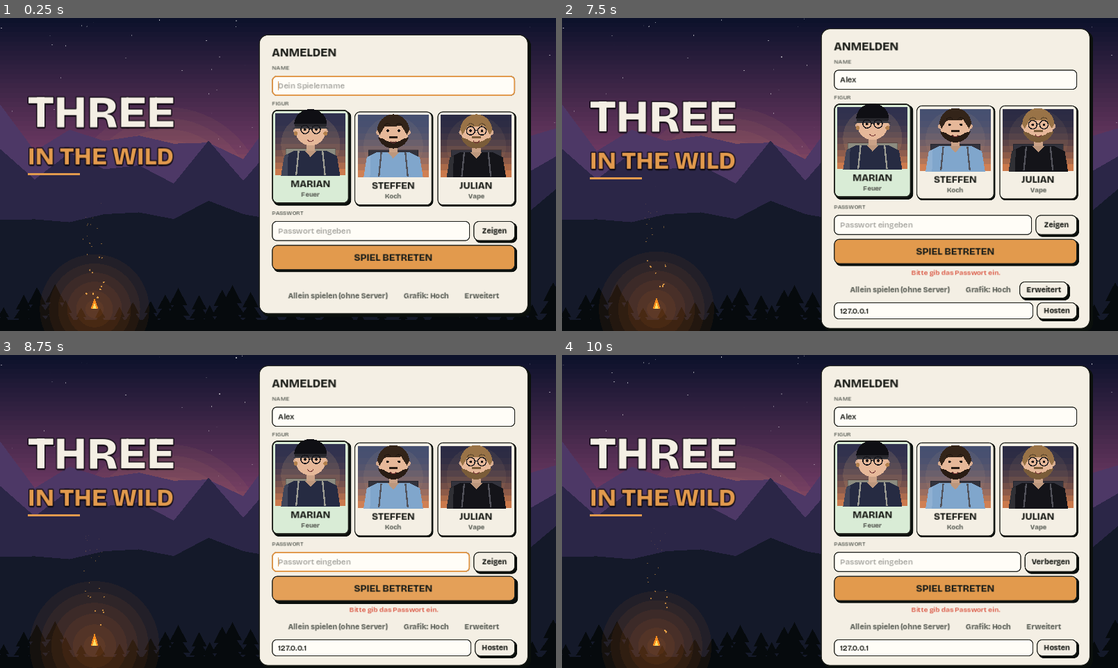
Above: before the commit, frames 1-4 (two rows, left to right).
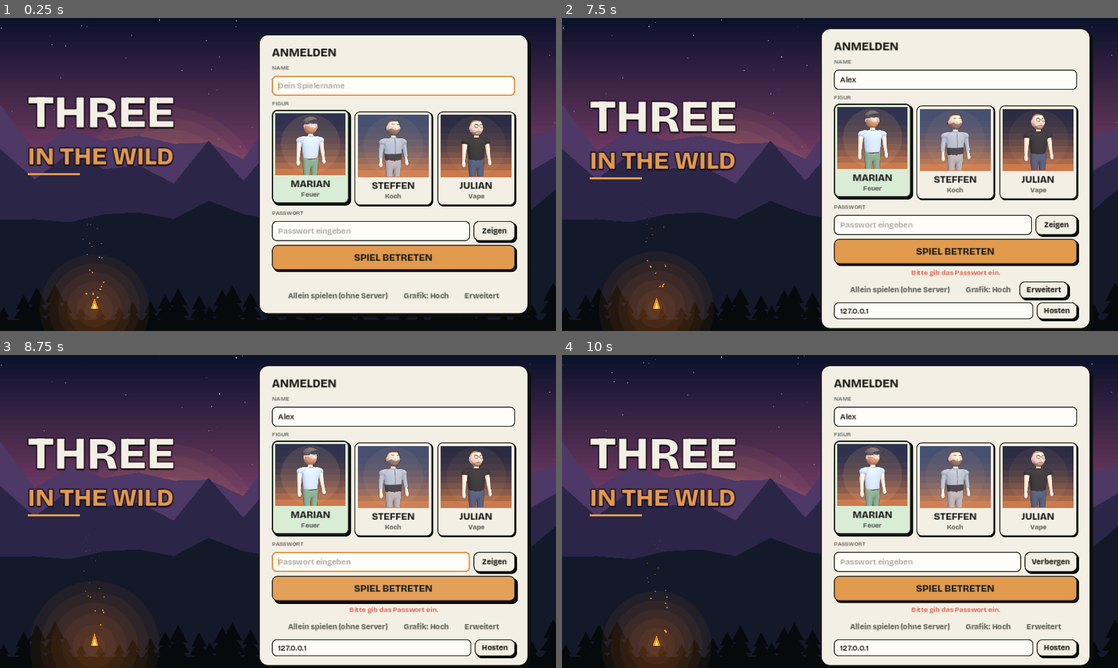
Above: after the commit, the same moments.

Repository: 7ulez/three-in-the-wild
Game: Godot game, scene res://menu.tscn
Two runs of this game, one before a commit and one after it. Both use one fixed random seed, a clock stepped at 60 frames per second and the inputs below.
Inputs (mouse positions are in pixels of both pictures, inside the frame that each line leads up to):
- Up to frame 1 (0.25 s): no input
- Up to frame 2 (7.5 s): click (956, 86) at 0.52 s; type "Alex" at 0.6 s; click "SPIEL BETRETEN" at 1.25 s; click "SPIEL BETRETEN" at 2 s; click "Zeigen" at 2.75 s; click "Verbergen" at 3.5 s; click "Grafik: Hoch" at 4.25 s; click "SPIEL BETRETEN" at 5 s; click "SPIEL BETRETEN" at 5.75 s; click "Grafik: Niedrig" at 6.5 s; click "Erweitert" at 7.25 s
- Up to frame 3 (8.75 s): click "SPIEL BETRETEN" at 8 s
- Up to frame 4 (10 s): click "SPIEL BETRETEN" at 8.75 s; click "Zeigen" at 9.5 s

The runs differ from the first frame. In frame 1, 4.3% of the frame differs, in the area x 50-91%, y 29-51%; in frame 2, 4.3%; in frame 3, 4.4%, in the area x 50-91%, y 26-50%; in frame 4, 4.3%.

Commit message:
Login: Figurenporträts zeigen die echten Blender-Modelle
Co-Authored-By: Claude Sonnet 5.5 <noreply@anthropic.com>
Claude-Session: https://claude.ai/code/session_01FicyMBshYtiCihkErSPQQ5

Diff:
--- a/menu.gd
+++ b/menu.gd
@@ -128,6 +128,51 @@
 	var selected: bool = false
 	var hover: bool = false
 	var t: float = 0.0
+	var has3d: bool = false
+	var _vpc: SubViewportContainer = null
+	var _model_root: Node3D = null
+
+	func _ready() -> void:
+		# Porträt = das echte Blender-Modell (Leerlauf-Animation) in einem kleinen 3D-Fenster
+		if not ResourceLoader.exists("res://assets/chars/%s.glb" % char_name.to_lower()):
+			return
+		has3d = true
+		_vpc = SubViewportContainer.new()
+		_vpc.stretch = true
+		_vpc.mouse_filter = Control.MOUSE_FILTER_IGNORE
+		add_child(_vpc)
+		var vp := SubViewport.new()
+		vp.own_world_3d = true
+		vp.transparent_bg = true
+		vp.msaa_3d = Viewport.MSAA_4X
+		vp.size = Vector2i(320, 280)
+		_vpc.add_child(vp)
+		var env := Environment.new()
+		env.background_mode = Environment.BG_CLEAR_COLOR
+		env.ambient_light_source = Environment.AMBIENT_SOURCE_COLOR
+		env.ambient_light_color = Color(0.85, 0.82, 0.9)
+		env.ambient_light_energy = 0.75
+		var we := WorldEnvironment.new()
+		we.environment = env
+		vp.add_child(we)
+		var sun := DirectionalLight3D.new()
+		sun.rotation_degrees = Vector3(-35, 200, 0)
+		sun.light_color = Color(1.0, 0.92, 0.82)
+		sun.light_energy = 1.1
+		vp.add_child(sun)
+		var rim := DirectionalLight3D.new()
+		rim.rotation_degrees = Vector3(-15, 30, 0)
+		rim.light_color = Color(1.0, 0.6, 0.35)
+		rim.light_energy = 0.5
+		vp.add_child(rim)
+		_model_root = Node3D.new()
+		_model_root.rotation.y = 0.35
+		vp.add_child(_model_root)
+		Player.build_body(_model_root, char_name)
+		var cam := Camera3D.new()
+		cam.fov = 26.0
+		vp.add_child(cam)
+		cam.look_at_from_position(Vector3(0.0, 1.42, -3.1), Vector3(0.0, 1.27, 0.0))
 
 	func _init() -> void:
 		custom_minimum_size = Vector2(176, 216)
@@ -154,6 +199,11 @@
 		# Porträtfläche
 		var pr := Rect2(8, 8 + lift, r.size.x - 16, r.size.y - 74)
 		var d: Dictionary = Player.CHARS[char_name]
+		if _vpc != null:
+			_vpc.position = pr.position
+			_vpc.size = pr.size
+			if _model_root != null:
+				_model_root.rotation.y = lerp_angle(_model_root.rotation.y, (0.35 + sin(t * 0.8) * 0.25) if selected else 0.35, 0.1)
 		draw_portrait(pr, d, selected, t)
 		# Name
 		UI.fonts()
@@ -171,6 +221,8 @@
 			draw_rect(Rect2(pr.position.x, pr.position.y + pr.size.y * f * 0.9, pr.size.x, pr.size.y * 0.1 + 1.0),
 				bgc.lerp(Color(0.95, 0.55, 0.3), f * f * 0.8))
 		draw_circle(Vector2(pr.get_center().x, pr.position.y + pr.size.y * 0.5), pr.size.x * 0.42, Color(1, 0.8, 0.5, 0.12 if active else 0.06))
+		if has3d:
+			return
 		# Figur
 		var u := minf(pr.size.x / 176.0, pr.size.y / 152.0)
 		var cx := pr.get_center().x
Not shown, changed: web/index.html
Not shown, changed: web/index.js.gz
Not shown, changed: web/index.pck
Not shown, changed: web/index.pck.gz
Not shown, changed: web/index.wasm.gz
